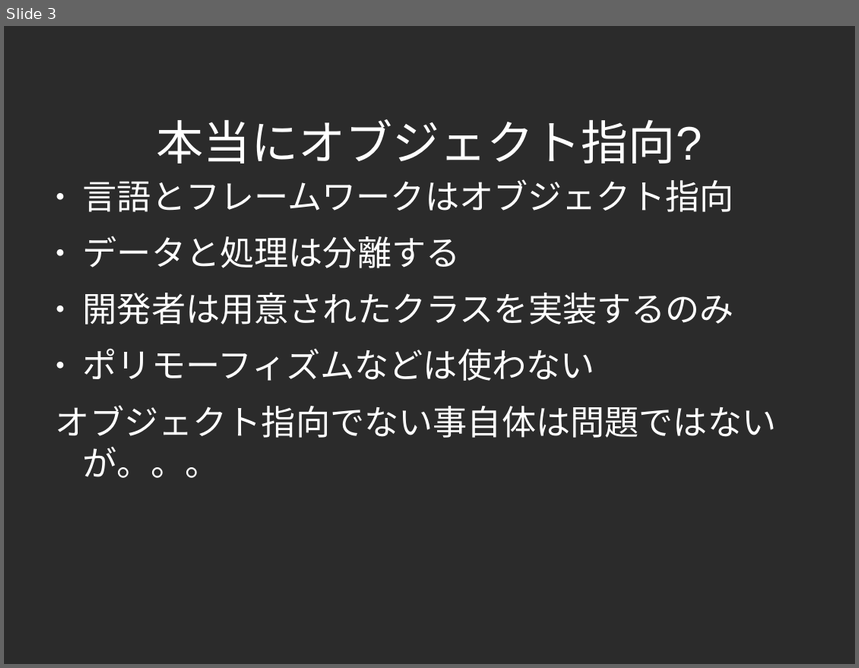
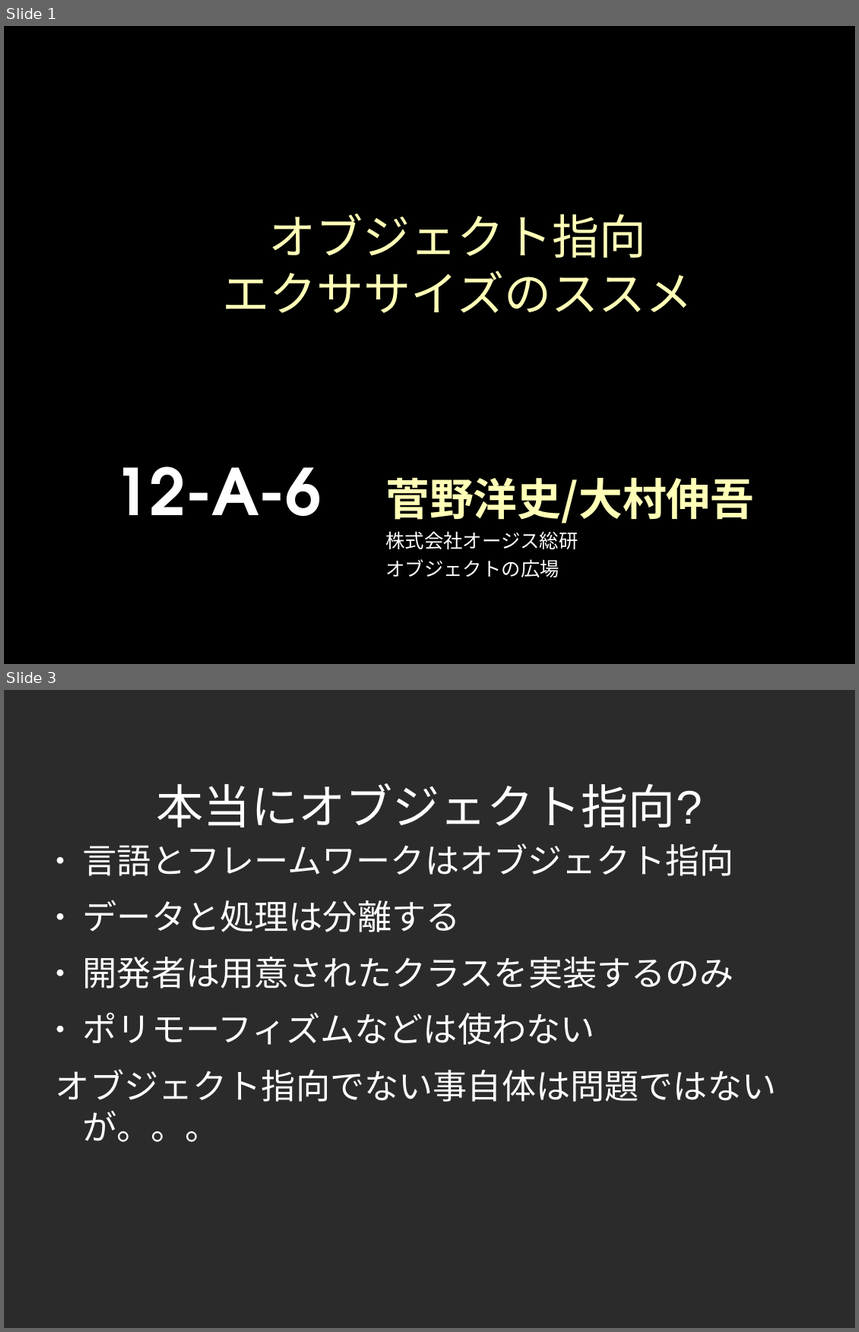
Before and after one commit to yojik/yojik-lib, a slide deck: 2009devsumi/oo_exercise/doc/devsum.odp. Shown one above the other, each under a label of ours: slide 3 before the commit, slides 1 and 3 after it; the slides between them are not shown. The pictures are 859x668 and 859x1332 pixels, drawn with LibreOffice and Linux fonts; fonts in the diff are those of the drawing; background and template pictures are left out; a plain dark background stands for a picture behind light text. Boxes give left, top, right and bottom in pixels: in the first picture for what was removed or moved away, otherwise in the second. Text is boxed around its words. In the diff, an @@ line names an element or a change of style, - is before the commit and + after.

```diff
--- a/2009devsumi/oo_exercise/doc/devsum.odp
+++ b/2009devsumi/oo_exercise/doc/devsum.odp
@@ slide 1 added at box(4, 26, 855, 664), background #000000 @@
@@ title added at box(222, 214, 693, 313), 44 pt, text #FFFFB7 @@
+オブジェクト指向
+エクササイズのススメ
@@ text added at box(113, 467, 321, 516), 60 pt, text #FFFFFF, bold @@
+12-A-6
@@ text added at box(386, 478, 754, 578), 18 pt, text #FFFFFF @@
+菅野洋史/大村伸吾
+株式会社オージス総研
+オブジェクトの広場
```
Also in this commit, not shown: 9 slides changed, 7 other slides added, 4 slides removed.
